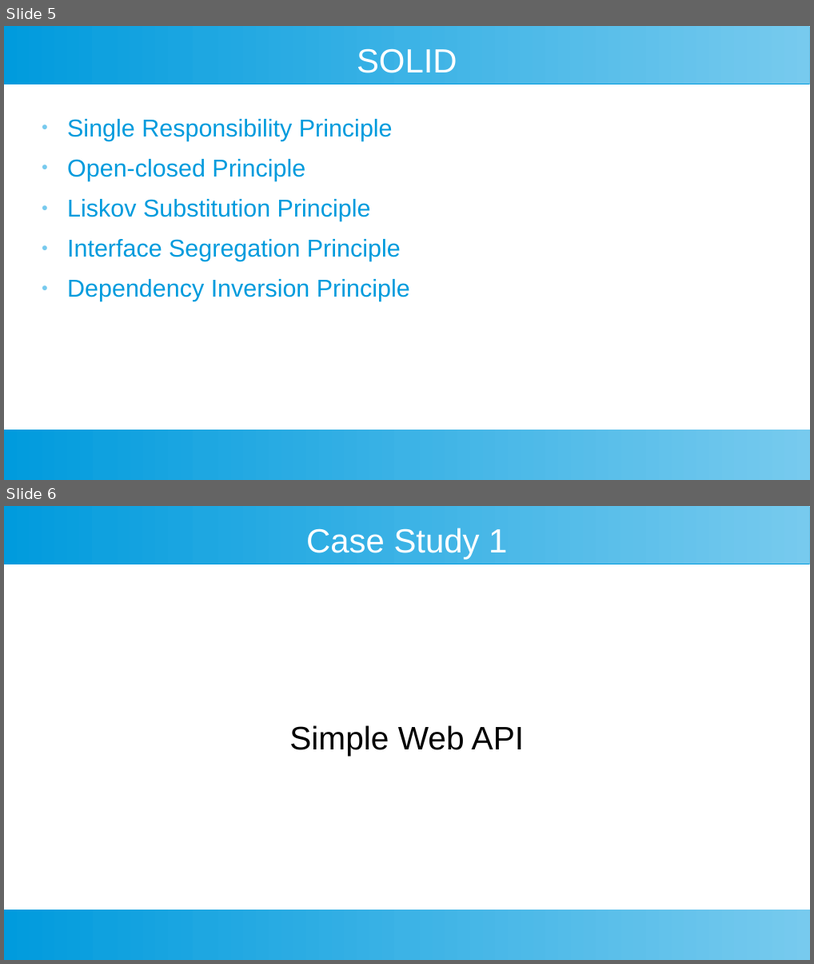
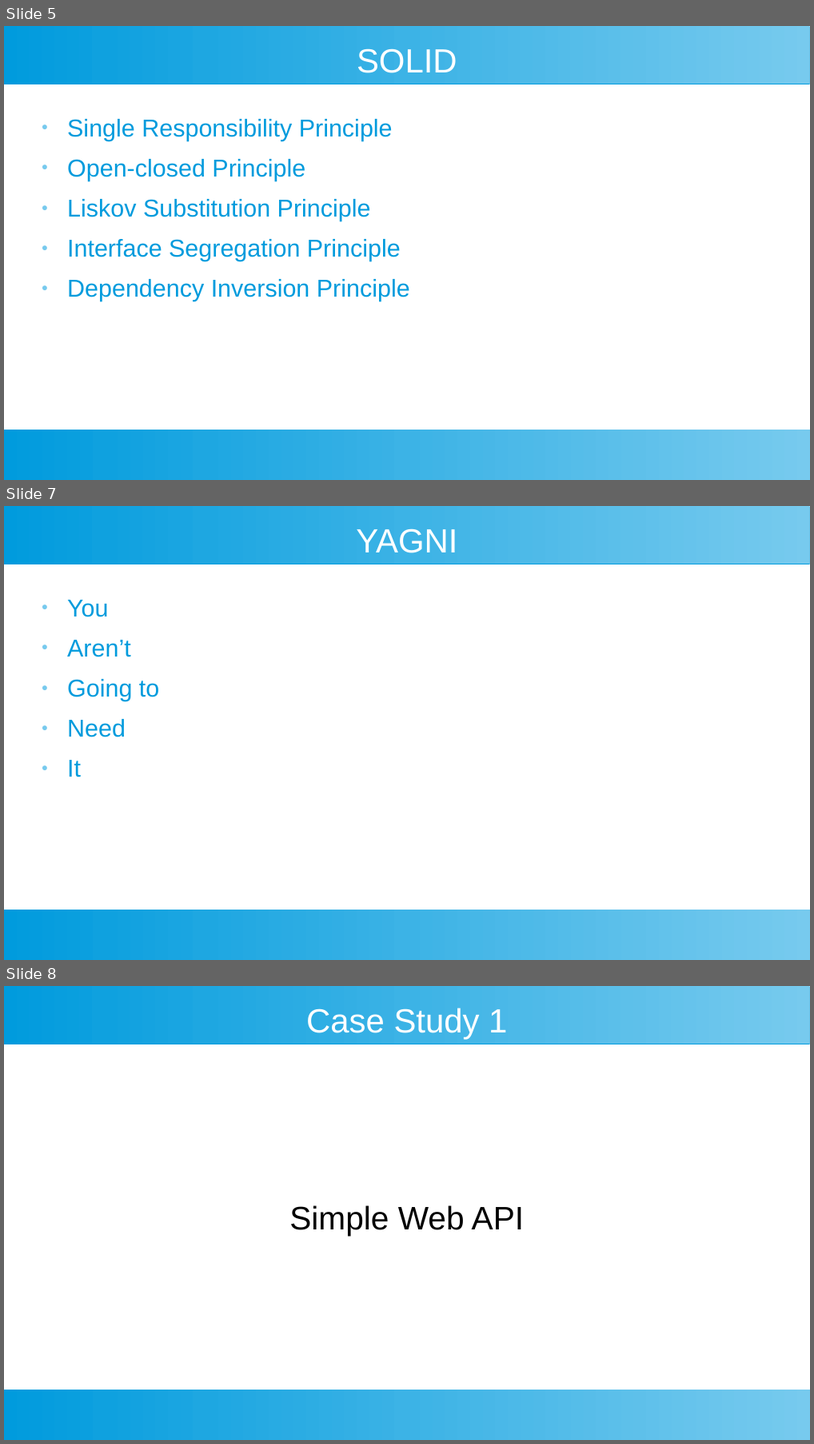
Before and after one commit to SmithE65/Refactoring, a slide deck: docs/cinnug.odp. Shown one above the other, each under a label of ours: slides 5 and 6 before the commit, slides 5, 7 and 8 after it; the slides between them are not shown. The pictures are 814x964 and 814x1444 pixels, drawn with LibreOffice and Linux fonts; fonts in the diff are those of the drawing. Boxes give left, top, right and bottom in pixels: in the first picture for what was removed or moved away, otherwise in the second. Text is boxed around its words. In the diff, an @@ line names an element or a change of style, - is before the commit and + after.

Commit message:
two more slides

```diff
--- a/docs/cinnug.odp
+++ b/docs/cinnug.odp
@@ slide 7 added at (4, 506, 810, 960), background #FFFFFF; not listed: 2 template elements that a slide beside it also shows @@
@@ title added at (356, 528, 458, 553), 33 pt, text #FFFFFF @@
+YAGNI
@@ text added at (67, 600, 159, 777), 24 pt, text #009BDD @@
+● You
+● Aren’t
+● Going to
+● Need
+● It
@@ what was slide 6 is now slide 8 @@
```
Also in this commit, not shown: 1 other slide added.
